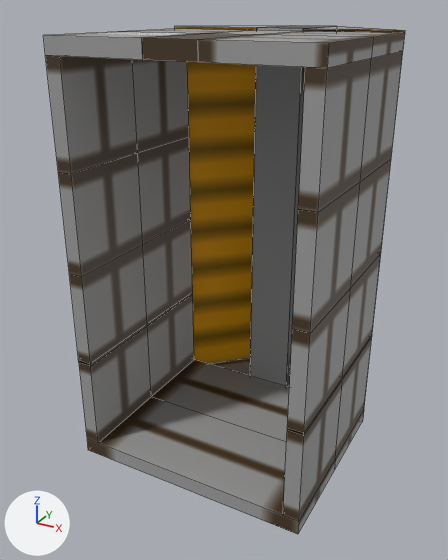
Renders of the FBX model Model/Maison/Maison.fbx from each side of a commit.
One viewpoint serves both versions: a 50 mm camera at (550.0, -830.0, 93.0) aimed at (-41.0, 244.0, -444.0). The axes (+X, +Y, +Z) are drawn at lower left. The lights are the same throughout. Mesh edges are drawn as thin lines. Where no turn or scale is listed for an object, it has been applied to the vertices.
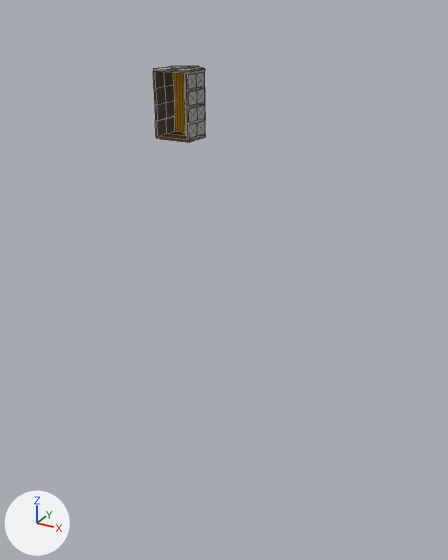
Location of each change, (x1, y1, x2, y2) in pixels of the pictures (448 x 560 px):
'RoofTriangle', deleted (brown)
    before: (174, 26, 282, 376)
'Roof Rectangle', reshaped, moved (40% narrower, 79% shorter)
    before: (250, 26, 337, 387)
    after: (153, 66, 205, 142)
'cube_18', deleted
    before: (87, 397, 335, 534)
'cube_1', deleted
    before: (45, 55, 138, 174)
'cube_5', deleted
    before: (298, 58, 371, 212)
'cube_2', deleted
    before: (58, 153, 143, 277)
'cube_6', deleted
    before: (292, 182, 360, 333)
'cube_17', deleted
    before: (152, 360, 364, 470)
'cube_3', deleted
    before: (69, 245, 147, 366)
'cube_7', deleted
    before: (287, 288, 351, 436)
'cube_4', deleted
    before: (79, 327, 151, 443)
'cube_21', deleted
    before: (198, 35, 373, 68)
'cube_13', deleted
    before: (132, 59, 189, 153)
'cube_14', deleted
    before: (138, 137, 191, 245)
'cube_8', deleted
    before: (283, 381, 342, 522)
'cube_15', deleted
    before: (143, 220, 193, 326)
'cube_12', deleted
    before: (360, 51, 403, 181)
'cube_16', deleted
    before: (147, 294, 194, 397)
'cube_11', deleted
    before: (351, 159, 391, 287)
'cube', deleted
    before: (43, 32, 202, 60)
'cube_10', deleted
    before: (342, 254, 381, 380)
'cube_9', deleted
    before: (335, 337, 372, 458)
'Door', deleted (brown)
    before: (142, 34, 248, 62)
'cube_19', deleted
    before: (261, 31, 405, 58)
'cube_20', deleted
    before: (121, 29, 254, 34)
'RoofTriangle_1', deleted
    before: (304, 26, 405, 422)
'Door_1', deleted
    before: (209, 30, 298, 35)

What changed in the scene script:
```text
Change me_roof_rectangle:
    remove me_roof_rectangle.from_pydata(...)  # 8 vertices, 6 faces; spans x 44.0..144.0, y 0.0..200.0, z -44.0..822.0
    remove me_roof_rectangle.materials.append(mat_wall_png)  # picture img_wall_png
    add me_roof_rectangle.from_pydata(...)  # 128 vertices, 134 faces; spans x -20.0..43.0, y -50.0..25.0, z -5.0..102.0
    me_roof_rectangle part 1: the whole mesh is rebuilt
    add me_roof_rectangle.materials.append(mat_window_png)  # picture img_window_png
    add me_roof_rectangle.materials.append(mat_door_png)  # picture img_door_png
    add me_roof_rectangle.materials.append(mat_roof_png)  # picture img_roof_png
    add me_roof_rectangle.materials.append(mat_small_wall_png)  # picture img_small_wall_png
    add me_roof_rectangle.materials.append(mat_bigger_wall_png)  # picture img_bigger_wall_png
    add me_roof_rectangle.materials.append(mat_tuiles_png)  # picture img_tuiles_png
    add me_roof_rectangle.materials.append(mat_charpente_png)  # picture img_charpente_png
Remove ob_cube_11:
    ob_cube_11 = bpy.data.objects.new('cube_11', me_cube_11)
Remove ob_cube_7:
    ob_cube_7 = bpy.data.objects.new('cube_7', me_cube_7)
Change ob_roof_rectangle:
    ob_roof_rectangle.location: (-94.0, 400.0, -768.0) -> (-12.0, 50.0, -96.0)
Remove ob_cube_3:
    ob_cube_3 = bpy.data.objects.new('cube_3', me_cube_3)
Remove ob_cube_1:
    ob_cube_1 = bpy.data.objects.new('cube_1', me_cube_1)
Remove ob_cube_15:
    ob_cube_15 = bpy.data.objects.new('cube_15', me_cube_15)
Remove ob_cube_4:
    ob_cube_4 = bpy.data.objects.new('cube_4', me_cube_4)
Remove ob_cube_16:
    ob_cube_16 = bpy.data.objects.new('cube_16', me_cube_16)
Remove ob_cube_13:
    ob_cube_13 = bpy.data.objects.new('cube_13', me_cube_13)
Remove ob_cube_18:
    ob_cube_18 = bpy.data.objects.new('cube_18', me_cube_18)
Remove ob_cube:
    ob_cube = bpy.data.objects.new('cube', me_cube)
Remove ob_cube_14:
    ob_cube_14 = bpy.data.objects.new('cube_14', me_cube_14)
Remove ob_cube_20:
    ob_cube_20 = bpy.data.objects.new('cube_20', me_cube_20)
Remove ob_cube_17:
    ob_cube_17 = bpy.data.objects.new('cube_17', me_cube_17)
Remove ob_door:
    ob_door = bpy.data.objects.new('Door', me_door)
Remove ob_cube_19:
    ob_cube_19 = bpy.data.objects.new('cube_19', me_cube_19)
Remove ob_cube_5:
    ob_cube_5 = bpy.data.objects.new('cube_5', me_cube_5)
Remove ob_cube_10:
    ob_cube_10 = bpy.data.objects.new('cube_10', me_cube_10)
Remove ob_cube_9:
    ob_cube_9 = bpy.data.objects.new('cube_9', me_cube_9)
Remove ob_cube_8:
    ob_cube_8 = bpy.data.objects.new('cube_8', me_cube_8)
Remove ob_rooftriangle_1:
    ob_rooftriangle_1 = bpy.data.objects.new('RoofTriangle_1', me_rooftriangle_1)
Remove ob_cube_12:
    ob_cube_12 = bpy.data.objects.new('cube_12', me_cube_12)
Remove ob_cube_2:
    ob_cube_2 = bpy.data.objects.new('cube_2', me_cube_2)
Remove ob_door_1:
    ob_door_1 = bpy.data.objects.new('Door_1', me_door_1)
Remove ob_rooftriangle:
    ob_rooftriangle = bpy.data.objects.new('RoofTriangle', me_rooftriangle)
Remove ob_cube_6:
    ob_cube_6 = bpy.data.objects.new('cube_6', me_cube_6)
Remove ob_cube_21:
    ob_cube_21 = bpy.data.objects.new('cube_21', me_cube_21)
```
